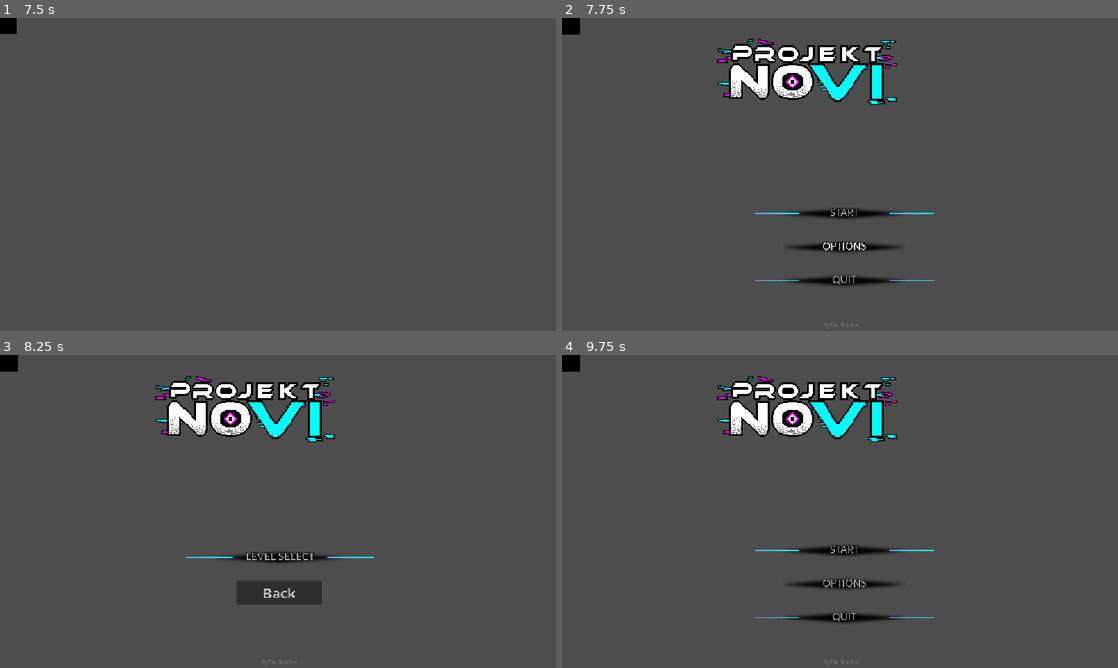
Above: before the commit, frames 1-4 (two rows, left to right).
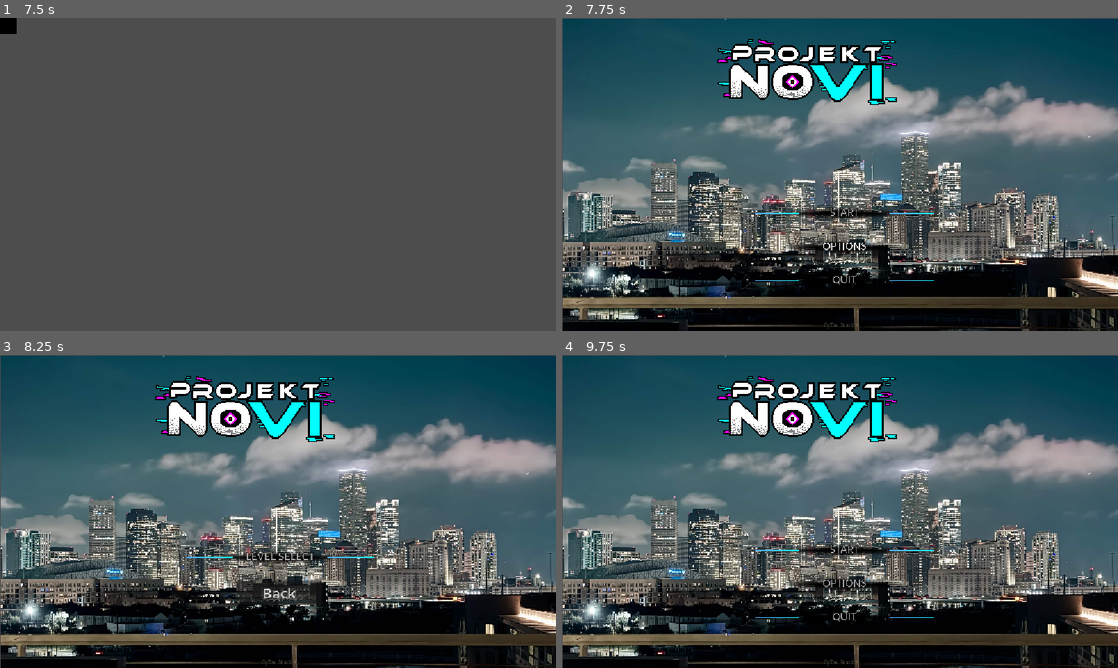
Above: after the commit, the same moments.

Repository: Shaheer-Abbasi/Projekt-Novi
Game: Godot game, scene res://Boot-Splash.tscn
Same seed, same stepped clock (60 frames per second), same inputs: the game is played once before the commit and once after it. Video files are missing from this copy of the repository; at most half a second of black plays in their place. Sound files missing from this copy of the repository are replaced by a short silence.
Inputs (mouse positions are in pixels of both pictures, inside the frame that each line leads up to):
- Up to frame 1 (7.5 s): tap Enter at 0.5, 3.5 s; move the mouse to (400, 158) at 0.52 s; hold D (right) 0.53-1.25 s; hold E (interact) 0.53-1.25 s; click (400, 158) at 0.67 s; tap Space at 0.77, 2, 3.77, 5.75, 6.77 s; drag from (166, 190) to (250, 237) at 1.27 s; move the mouse to (333, 105) at 2.02 s; hold D (right) 2.03-2.75 s; tap Keypad Enter at 2.1 s; click (333, 105) at 2.17 s; drag from (250, 237) to (111, 127) at 2.77 s; move the mouse to (444, 221) at 3.52 s; hold A (left) 3.53-4.25 s; tap R at 3.6 s; click (444, 221) at 3.67 s; tap Escape at 4.15 s; drag from (111, 127) to (194, 96) at 4.27 s; move the mouse to (305, 174) at 5.02 s; hold S (down) 5.03-5.75 s; tap 2 at 5.1 s; click (305, 174) at 5.17 s; drag from (194, 96) to (166, 190) at 5.77 s; move the mouse to (400, 158) at 6.52 s; hold W (up) 6.53-7.25 s; tap 4 at 6.6 s; click (400, 158) at 6.67 s; drag from (166, 190) to (250, 237) at 7.27 s
- Up to frame 2 (7.75 s): no input
- Up to frame 3 (8.25 s): click (283, 549) at 8 s
- Up to frame 4 (9.75 s): click (840, 558) at 8.75 s; click "Back" at 9.5 s

Frame 1 is identical in both runs. In frame 2, 84% of the frame differs, in the area x 0-100%, y 0-100%; in frame 3, 84%; in frame 4, 84%.

Commit message:
Use stock photo and logo on main menu

Diff:
--- a/projekt-novi/scenes/MainMenuScenes/main_menu.tscn
+++ b/projekt-novi/scenes/MainMenuScenes/main_menu.tscn
@@ -3,7 +3,7 @@
 [ext_resource type="Script" uid="uid://d4ge4g72xfbjg" path="res://scripts/MainMenu_Scrips/main_menu.gd" id="1_l6cm7"]
 [ext_resource type="AudioStream" uid="uid://beeck8r4ihpga" path="res://assets/Music/MenuMusic.mp3" id="2_8ln24"]
 [ext_resource type="Script" uid="uid://cgudegxae1078" path="res://scripts/MainMenu_Scrips/audio_control.gd" id="2_ekxnf"]
-[ext_resource type="VideoStream" uid="uid://tosjbvmhnsf3" path="res://assets/Background/BGMenu_p2.ogv" id="3_460oo"]
+[ext_resource type="Texture2D" path="res://assets/Background/IMG_0077.jpg" id="3_460oo"]
 [ext_resource type="Script" uid="uid://cxn34lqrfs0" path="res://scripts/MainMenu_Scrips/fullscreen_control.gd" id="3_bqqt6"]
 [ext_resource type="Texture2D" uid="uid://bv8kgl5lkq0w" path="res://assets/Buttons/MM_Buttons/Start_N.png" id="4_fwirt"]
 [ext_resource type="Script" uid="uid://cb1umgn16gjj4" path="res://scripts/MainMenu_Scrips/scale_control.gd" id="4_wu84c"]
@@ -45,17 +45,18 @@
 autoplay = true
 bus = &"Music"
 
-[node name="VideoStreamPlayer" type="VideoStreamPlayer" parent="." unique_id=1901013342]
+[node name="Background" type="TextureRect" parent="."]
 z_index = -2
-layout_mode = 0
-offset_left = -3.5385742
-offset_top = -5.1694336
-offset_right = 1916.4614
-offset_bottom = 1074.8306
-scale = Vector2(0.60133916, 0.6059527)
-stream = ExtResource("3_460oo")
-autoplay = true
-loop = true
+layout_mode = 1
+anchors_preset = 15
+anchor_right = 1.0
+anchor_bottom = 1.0
+grow_horizontal = 2
+grow_vertical = 2
+mouse_filter = 2
+texture = ExtResource("3_460oo")
+expand_mode = 1
+stretch_mode = 6
 
 [node name="NewLogo" type="TextureRect" parent="."]
 layout_mode = 0
